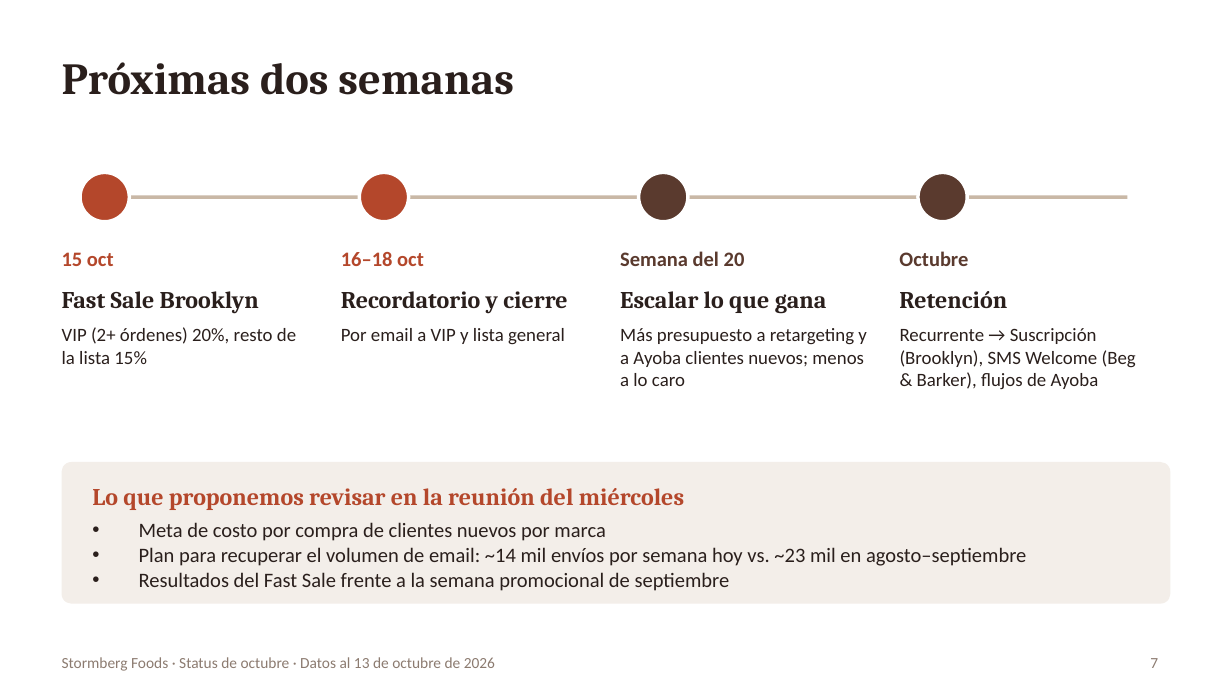
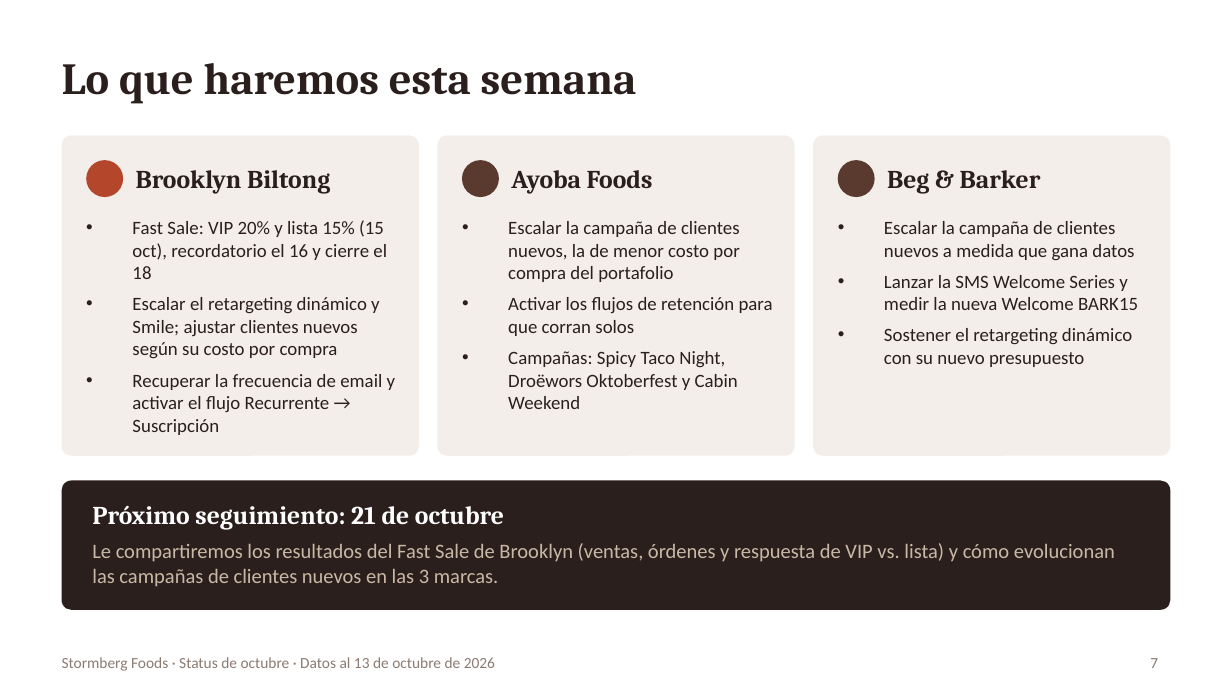
Before and after one commit to YamiCRebold/Stormberg2026, a slide deck: slide 7 of status_ceo/Stormberg_Status_CEO_Oct2026_ES.pptx. Drawn at 1232x693 pixels with LibreOffice and Linux fonts; fonts in the diff are those of the drawing. Boxes give left, top, right and bottom in pixels: in the first picture for what was removed or moved away, otherwise in the second. Text is boxed around its words. In the diff, an @@ line names an element or a change of style, - is before the commit and + after.

```diff
--- a/status_ceo/Stormberg_Status_CEO_Oct2026_ES.pptx
+++ b/status_ceo/Stormberg_Status_CEO_Oct2026_ES.pptx
@@ title at [62, 63, 637, 104]: text changed @@
-Próximas dos semanas
+Lo que haremos esta semana
@@ rounded rectangle added at [62, 136, 419, 456], fill #F3EEE9 @@
@@ rounded rectangle added at [437, 136, 795, 456], fill #F3EEE9 @@
@@ rounded rectangle added at [813, 136, 1170, 456], fill #F3EEE9 @@
@@ ellipse: place and size @@
-ellipse at [80, 172, 129, 222]
+ellipse at [86, 160, 123, 197]
@@ ellipse at [86, 160, 123, 197]: outline #FFFFFF 2 pt to none @@
@@ text at [136, 170, 330, 194]: text changed; size 12 to 15 pt; font Calibri to Cambria; text colour #B4472B to #2A1F1C @@
-15 oct
+Brooklyn Biltong
@@ ellipse: place and size @@
-ellipse at [360, 172, 409, 222]
+ellipse at [462, 160, 499, 197]
@@ ellipse at [462, 160, 499, 197]: fill #B4472B to #5A3A2E; outline #FFFFFF 2 pt to none @@
@@ text added at [511, 170, 653, 194], 15 pt, text #2A1F1C, bold @@
+Ayoba Foods
@@ ellipse at [838, 160, 875, 197]: outline #FFFFFF 2 pt to none @@
@@ ellipse: place and size @@
-ellipse at [638, 172, 687, 222]
+ellipse at [838, 160, 875, 197]
@@ text added at [887, 170, 1041, 194], 15 pt, text #2A1F1C, bold @@
+Beg & Barker
@@ ellipse removed at [918, 172, 967, 222] @@
@@ line removed from (105, 197) to (1127, 197) @@
@@ text at [132, 220, 396, 435]: text changed; size 14 to 11 pt; font Cambria to Calibri; bold off @@
-Fast Sale Brooklyn
+• Fast Sale: VIP 20% y lista 15% (15 oct), recordatorio el 16 y cierre el 18
+• Escalar el retargeting dinámico y Smile; ajustar clientes nuevos según su costo por compra
+• Recuperar la frecuencia de email y activar el flujo Recurrente → Suscripción
@@ vertical alignment middle to top in 3 elements at [132, 220, 396, 435], [884, 221, 1138, 367], [508, 221, 773, 409] @@
@@ text at [508, 221, 773, 409]: text changed; size 14 to 11 pt; font Cambria to Calibri; bold off @@
-Recordatorio y cierre
+• Escalar la campaña de clientes nuevos, la de menor costo por compra del portafolio
+• Activar los flujos de retención para que corran solos
+• Campañas: Spicy Taco Night, Droëwors Oktoberfest y Cabin Weekend
@@ text at [884, 221, 1138, 367]: text changed; size 14 to 11 pt; font Cambria to Calibri; bold off @@
-Escalar lo que gana
+• Escalar la campaña de clientes nuevos a medida que gana datos
+• Lanzar la SMS Welcome Series y medir la nueva Welcome BARK15
+• Sostener el retargeting dinámico con su nuevo presupuesto
@@ text removed at [341, 252, 424, 266] @@
-16–18 oct
@@ text removed at [620, 251, 745, 266] @@
-Semana del 20
@@ text removed at [899, 251, 968, 266] @@
-Octubre
@@ text removed at [899, 291, 1007, 308] @@
-Retención
@@ text removed at [62, 327, 296, 364] @@
-VIP (2+ órdenes) 20%, resto de la lista 15%
@@ text removed at [341, 328, 565, 345] @@
-Por email a VIP y lista general
@@ text removed at [620, 328, 867, 386] @@
-Más presupuesto a retargeting y a Ayoba clientes nuevos; menos a lo caro
@@ text removed at [900, 328, 1136, 389] @@
-Recurrente → Suscripción (Brooklyn), SMS Welcome (Beg & Barker), flujos de Ayoba
@@ rounded rectangle: place and size @@
-rounded rectangle at [62, 462, 1170, 604]
+rounded rectangle at [62, 480, 1170, 610]
@@ rounded rectangle at [62, 480, 1170, 610]: fill #F3EEE9 to #2A1F1C; proportions changed @@
@@ text removed at [92, 488, 684, 510] @@
-Lo que proponemos revisar en la reunión del miércoles
@@ text added at [92, 506, 504, 530], 15 pt, text #FFFFFF, bold @@
+Próximo seguimiento: 21 de octubre
@@ text removed at [139, 522, 1026, 591] @@
-• Meta de costo por compra de clientes nuevos por marca
-• Plan para recuperar el volumen de email: ~14 mil envíos por semana hoy vs. ~23 mil en agosto–septiembre
-• Resultados del Fast Sale frente a la semana promocional de septiembre
@@ text added at [92, 543, 1115, 587], 12 pt, text #C9B8A6 @@
+Le compartiremos los resultados del Fast Sale de Brooklyn (ventas, órdenes y respuesta de VIP vs. lista) y cómo evolucionan las campañas de clientes nuevos en las 3 marcas.
```
Also in this commit, not shown: 1 other file.
